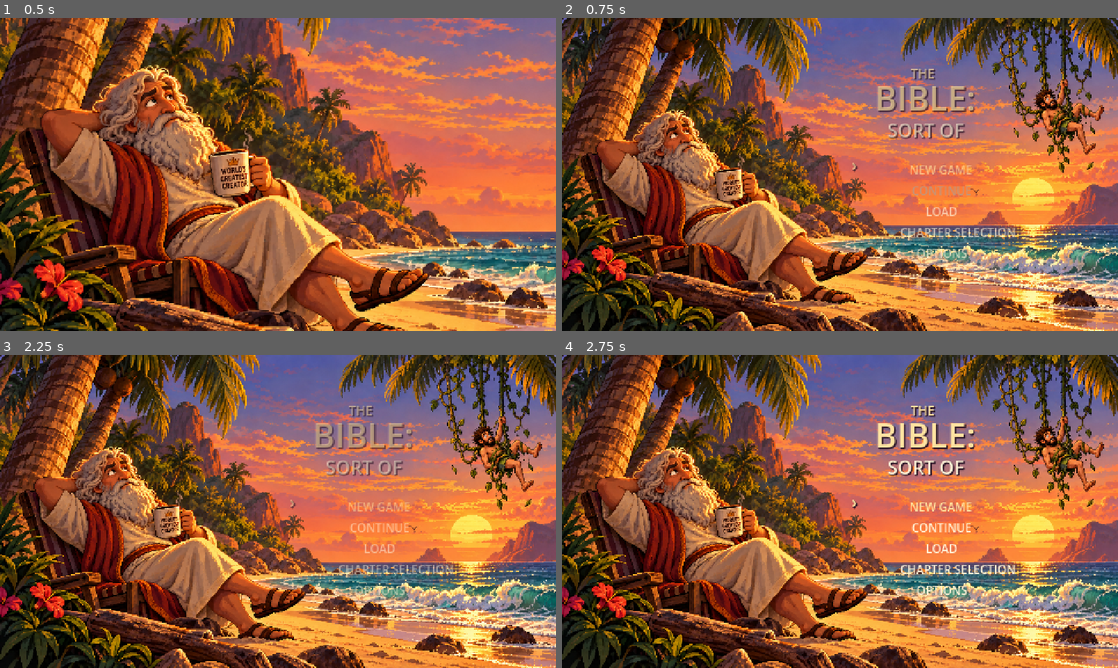
Above: before the commit, frames 1-4 (two rows, left to right).
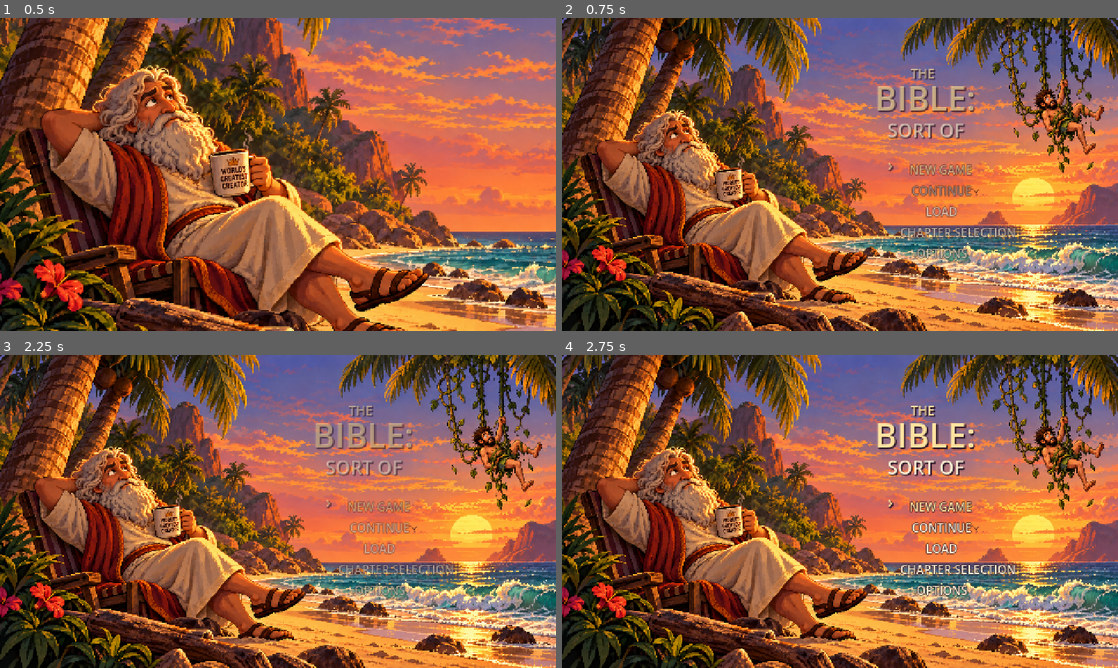
Above: after the commit, the same moments.

Repository: badmrfrosty313/the-bible-sort-of
Game: Godot game, scene res://scenes/title/title_screen.tscn
The game is run twice, just before and just after one commit, with the same random seed, the same clock (stepped at 60 frames per second) and the same inputs.
Inputs (mouse positions are in pixels of both pictures, inside the frame that each line leads up to):
- Up to frame 1 (0.5 s): no input
- Up to frame 2 (0.75 s): tap Enter at 0.5 s; move the mouse to (962, 158) at 0.52 s; click (962, 158) at 0.67 s
- Up to frame 3 (2.25 s): click "SLOT 1 - EMPTY" at 1.25 s; click "RETURN TO TITLE" at 2 s
- Up to frame 4 (2.75 s): no input

Frame 1 is identical in both runs. In frame 2, 1.3% of the frame differs, in the area x 52-82%, y 46-78%; in frame 3, 1.2%; in frame 4, 1.2%.

Commit message:
Improve unboxed title menu legibility and selection arrow alignment

Diff:
--- a/scenes/title/title_screen.gd
+++ b/scenes/title/title_screen.gd
@@ -300,6 +300,9 @@
 	button.add_theme_color_override("font_focus_color", GOLD)
 	button.add_theme_color_override("font_color", CREAM)
 	button.add_theme_color_override("font_disabled_color", Color("#A8A098"))
+	# Readable over the orange sunset and breaking waves, with no backing panel.
+	button.add_theme_color_override("font_outline_color", Color("#281623"))
+	button.add_theme_constant_override("outline_size", 2)
 	# Explicit transparent styles remove ALL default button and keyboard-focus
 	# rectangles while retaining clickable / keyboard-accessible hit targets.
 	for state in ["normal", "hover", "pressed", "focus", "disabled"]:
@@ -310,8 +313,12 @@
 func _move_menu_marker(button: Button) -> void:
 	if menu_marker == null:
 		return
-	menu_marker.position = Vector2(-11, button.position.y)
+	# Keep the indicator close to the centered labels rather than off in the palm trees.
+	menu_marker.position = Vector2(20, button.position.y)
 	menu_marker.visible = true
+	for child in menu_group.get_children():
+		if child is Button and not child.disabled:
+			child.add_theme_color_override("font_color", GOLD if child == button else CREAM)
 
 func _panel(parent: Control, rect: Rect2, color: Color) -> Panel:
 	var panel := Panel.new()
